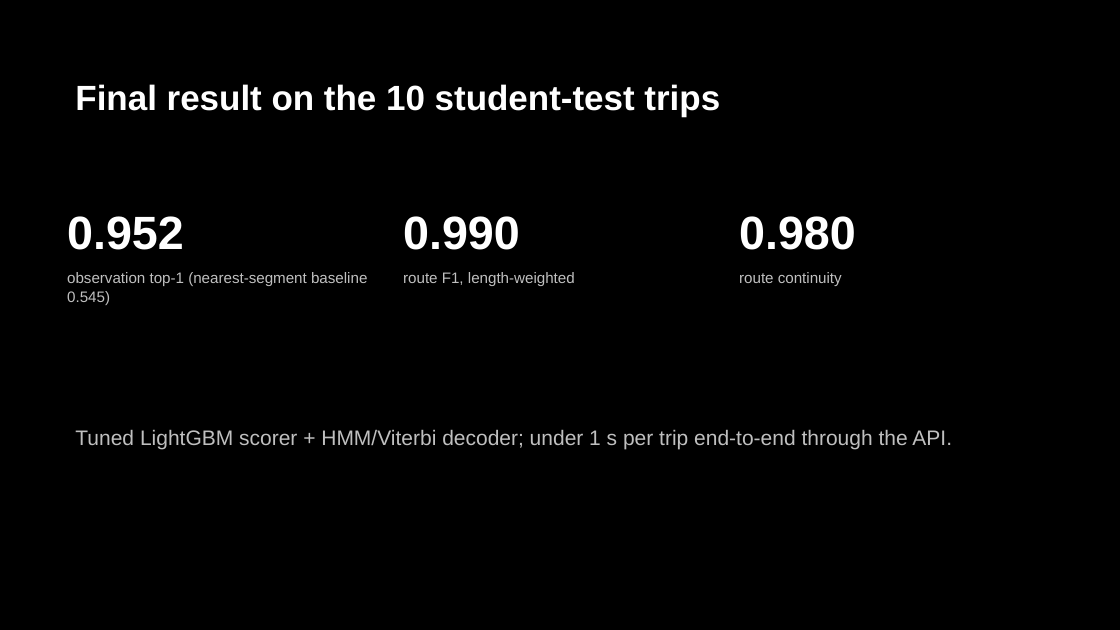
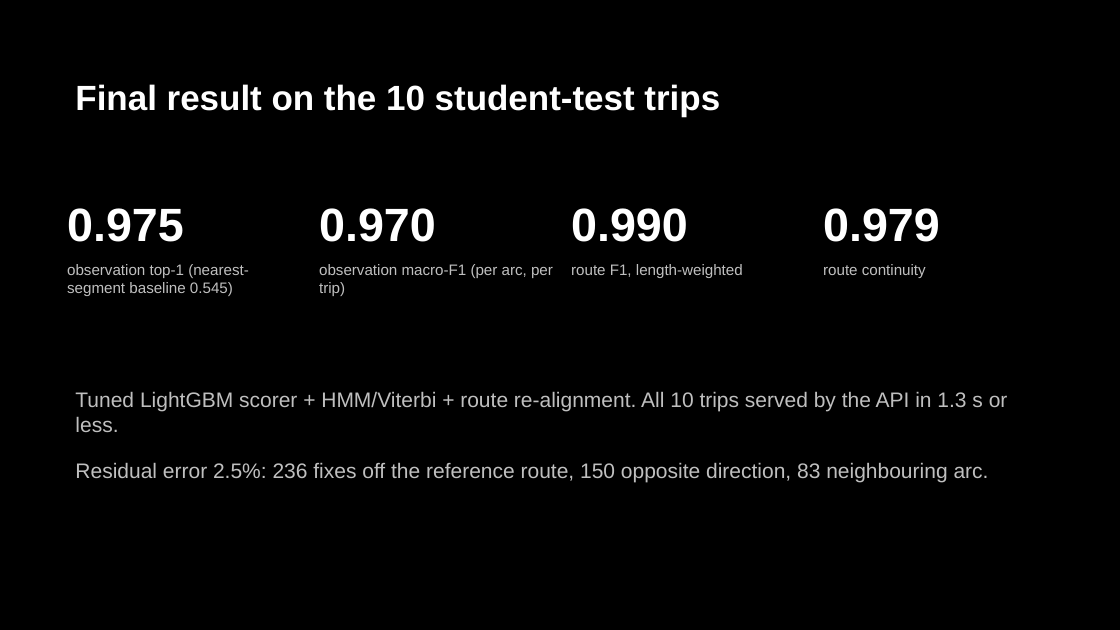
Before and after one commit to Sonuaadi0706/pathsnap-map-matching, a slide deck: slide 12 of deck/PathSnap_Pitch_Deck.pptx. Drawn at 1120x630 pixels with LibreOffice and Linux fonts; fonts in the diff are those of the drawing. Boxes give left, top, right and bottom in pixels: in the first picture for what was removed or moved away, otherwise in the second. Text is boxed around its words. In the diff, an @@ line names an element or a change of style, - is before the commit and + after.

Commit message:
Audit pass: route re-alignment decoder step, error/label-noise analysis, leakage check, updated report and deck
- pathsnap/hmm.py: realign_to_route (reference-free), selected on training OOF (top-1 0.9377 -> 0.9572)
- scripts/realign_eval.py, scripts/error_analysis.py with result files
- API/UI report three stages; all ten student-test trips logged through the live API
- report: Viterbi recurrence, before/after table, residual-error breakdown, conclusion

```diff
--- a/deck/PathSnap_Pitch_Deck.pptx
+++ b/deck/PathSnap_Pitch_Deck.pptx
@@ text at [67,208,184,242]: text changed @@
-0.952
+0.975
@@ text at [319,208,436,242]: text changed @@
-0.990
+0.970
@@ text at [571,208,688,242]: text changed @@
-0.980
+0.990
@@ text added at [823,208,940,242], 40 pt, text #FFFFFF, bold @@
+0.979
@@ text "observation top-1 (nearest-segment baseline 0.545)" rewrapped from [67,272,367,305] to [67,264,249,296] @@
@@ text added at [319,264,553,296], 13 pt, text #BFBFBF @@
+observation macro-F1 (per arc, per trip)
@@ text "route F1, length-weighted": place and size @@
-text "route F1, length-weighted" at [403,272,575,286]
+text "route F1, length-weighted" at [571,264,743,278]
@@ text "route continuity": place and size @@
-text "route continuity" at [739,272,842,286]
+text "route continuity" at [823,264,926,278]
@@ text at [75,391,1008,432]: text changed @@
-Tuned LightGBM scorer + HMM/Viterbi decoder; under 1 s per trip end-to-end through the API.
+Tuned LightGBM scorer + HMM/Viterbi + route re-alignment. All 10 trips served by the API in 1.3 s or less.
@@ text added at [75,462,989,483], 18 pt, text #BFBFBF @@
+Residual error 2.5%: 236 fixes off the reference route, 150 opposite direction, 83 neighbouring arc.
```
Also in this commit, not shown: 3 other slides changed, 1 slide added, 40 other files.
